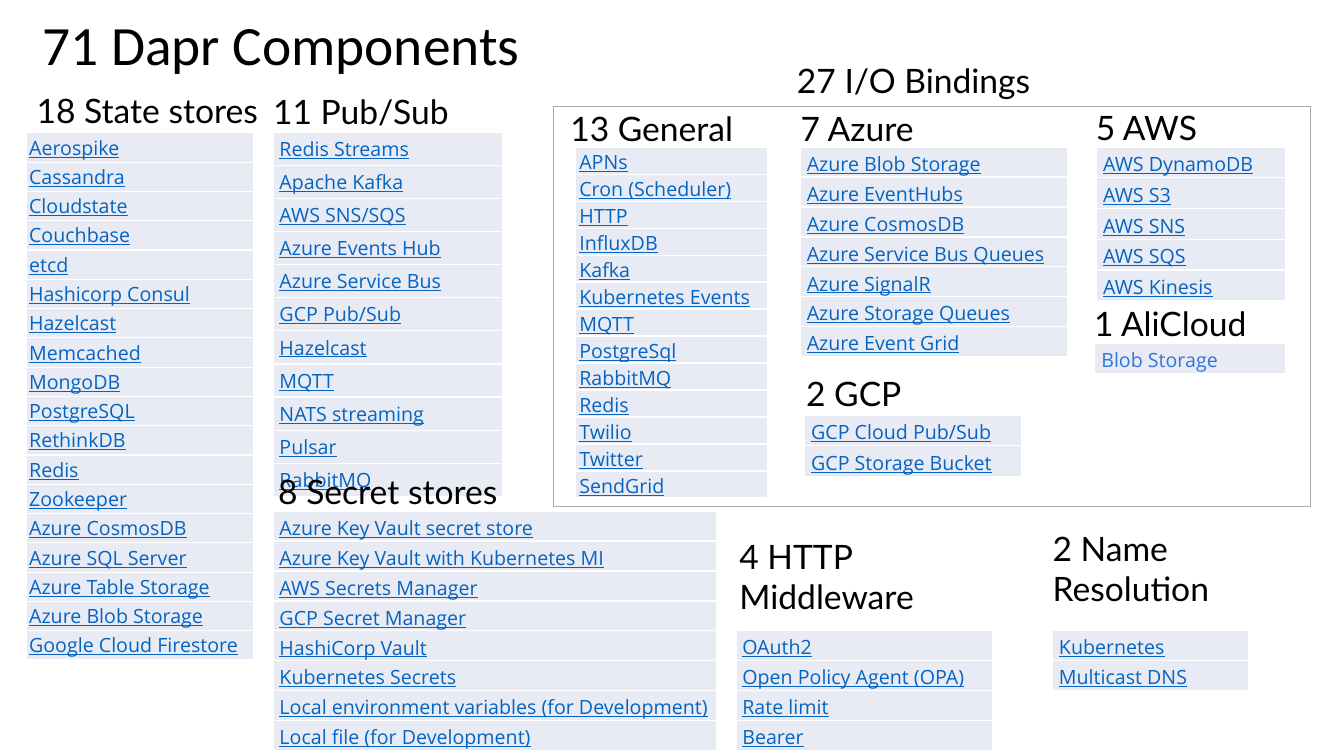
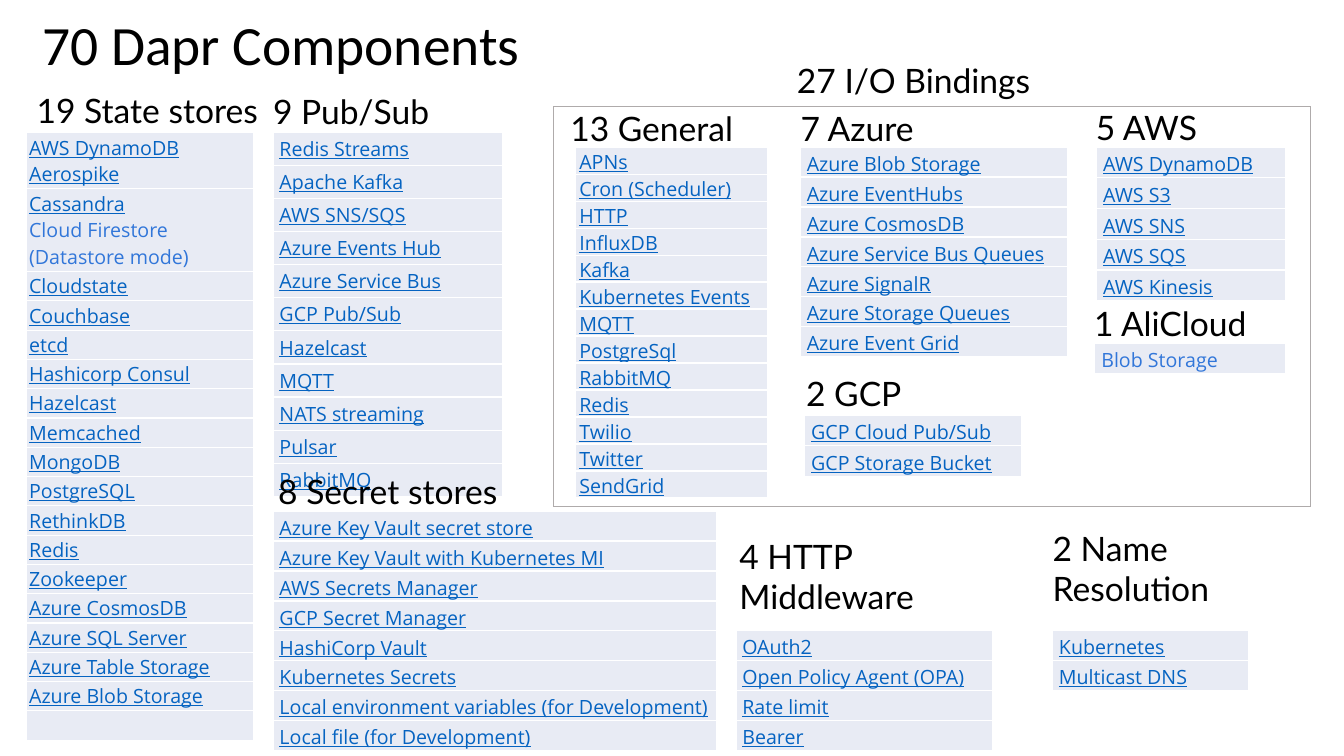
Before and after one commit to geffzhang/TyeDaprDemo, a slide deck: slide 7 of slides.pptx (slide 6 before the commit). Drawn at 1344x756 pixels with LibreOffice and Linux fonts; fonts in the diff are those of the drawing. Boxes give left, top, right and bottom in pixels: in the first picture for what was removed or moved away, otherwise in the second. Text is boxed around its words. In the diff, an @@ line names an element or a change of style, - is before the commit and + after.

```diff
--- a/slides.pptx
+++ b/slides.pptx
@@ title at (x1=42, y1=29, x2=520, y2=74): text changed @@
-71 Dapr Components
+70 Dapr Components
@@ text at (x1=37, y1=98, x2=258, y2=124): text changed @@
-18 State stores
+19 State stores
@@ text at (x1=273, y1=99, x2=429, y2=126): text changed @@
-11 Pub/Sub
+9 Pub/Sub
@@ table at (x1=26, y1=133, x2=253, y2=712) @@
-row 1, column 1: Aerospike
+row 1, column 1: AWS DynamoDB / Aerospike
-row 2, column 1: Cassandra
+row 2, column 1: Cassandra / Cloud Firestore (Datastore mode)
-row 18, column 1: Google Cloud Firestore
+row 18, column 1: 
```
Also in this commit, not shown: 2 other slides changed, 2 slides added, 2 other files.
